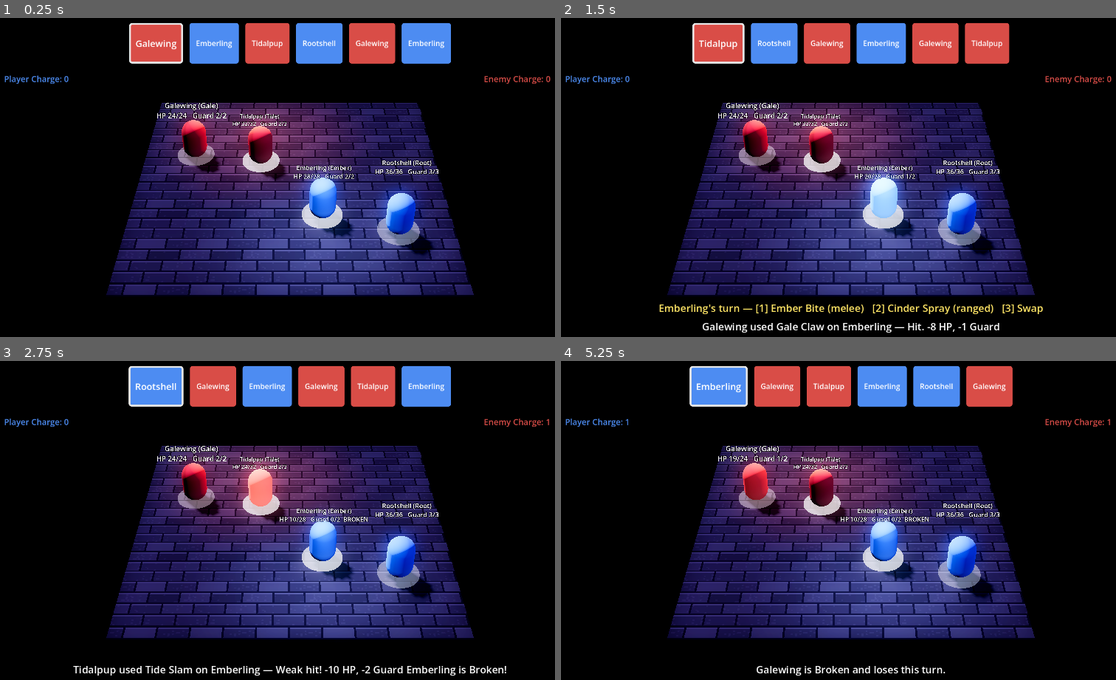
Above: before the commit, frames 1-4 (two rows, left to right).
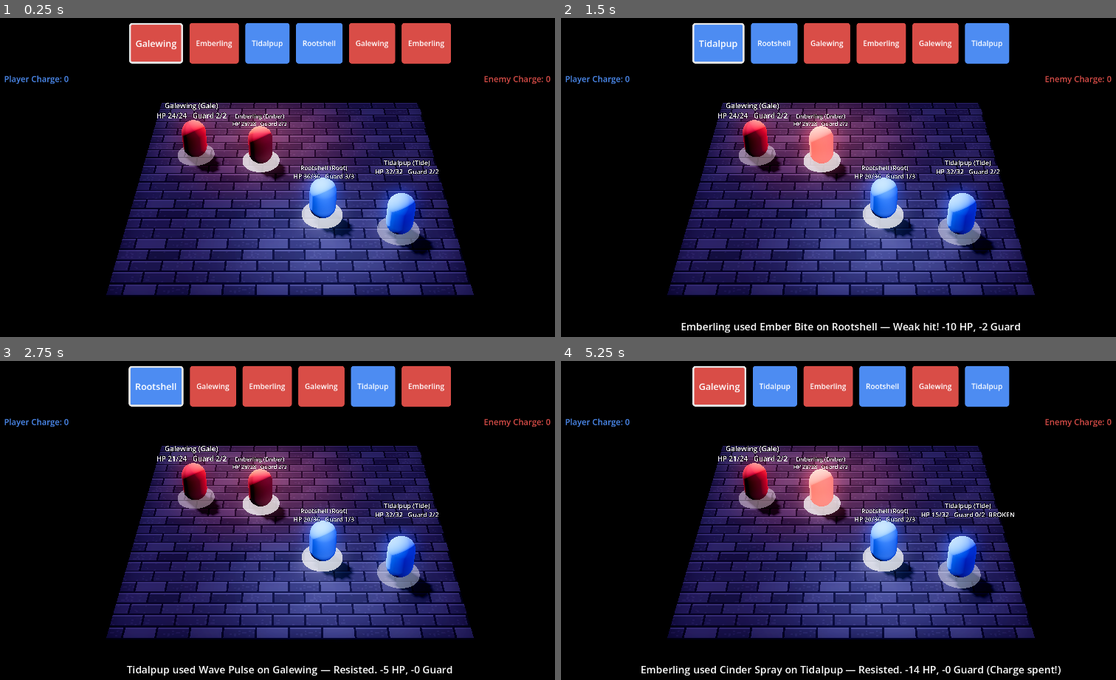
Above: after the commit, the same moments.

Repository: LeoGimre/hd2d-antfarm
Game: Godot game, scene res://tools/demos/battle_demo.tscn
Same seed, same stepped clock (60 frames per second), same inputs: the game is played once before the commit and once after it. This scene is started directly instead of the project's main scene.
Inputs:
- Up to frame 1 (0.25 s): no input
- Up to frame 2 (1.5 s): tap Enter at 0.5 s; hold D (move_right) 0.53-1.28 s; tap C (battle_charge) at 0.6 s; hold B (battle_target_back) from 1.28 s (still down); tap 1 (battle_move_1) at 1.35 s
- Up to frame 3 (2.75 s): release B (battle_target_back) at 2.03 s; hold D (move_right) from 2.03 s (still down); tap 2 (battle_move_2) at 2.1 s
- Up to frame 4 (5.25 s): release D (move_right) at 2.78 s; hold W (move_up) 2.78-3.53 s; tap one key every 0.75 s from 2.85 s: 3 (battle_swap) F (battle_target_front) C (battle_charge) 1 (battle_move_1); hold A (move_left) 3.53-5.03 s; hold B (battle_target_back) from 5.03 s (still down)

The runs differ from the first frame. In frame 1, 3.7% of the frame differs, in the area x 34-82%, y 1-51%; in frame 2, 6.5%; in frame 3, 5.6%; in frame 4, 7.7%, in the area x 11-100%, y 1-99%.

Commit message:
Land the re-pairing, and cut the fight from seven decisions to five
design/first_blood_balance.md searched this fight forty-six ticks ago and found
that ticks 8 and 9 were tuning the wrong variable: no stat and no resolver
constant needs changing, the four creatures are simply paired onto the wrong
sides. The type chart is a four-cycle and the roster was split along it, so the
player's only type edge pointed at the enemy it least needed to kill.

The whole change is the encounter id, which is what tick 55 was for. Player
Rootshell (Front) + Tidalpup (Back) against Emberling (Front) + Galewing
(Back). Every creature now has exactly one correct target and every correct
target is diagonal, so the fight cannot be played correctly without going
through the Front/Back reach rule.

battle_sim.gd re-searched it: naive still loses, nothing wins in four
decisions, and a five-decision line does — down from seven. The off-engine
solver predicted five and produced the same line move for move, which is the
third time the two have agreed exactly. battle_demo.gd now plays it; the header
comment that hard-coded "seven" is gone, replaced with a note to re-run the
search after changing the encounter rather than assume the old line transfers.

Captured it and looked at the frames, which is the first time anyone has looked
at this scene since tick 9. The fight reads and ends on "Player wins!" with the
HP the sim predicts. Three label defects are now visible and none is new to
this change: both Back-slot labels run off the viewport edge (Tidalpup's
"BROKEN" clips to "BRO", Galewing's "HP 24/24" clips to "0/24"), and the two
enemy labels overlap each other. The clip cannot be published from a cloud
container — farm/publish.py needs credentials that are not here — so the entry
is text-only and the findings are written down instead.

Co-Authored-By: Claude Opus 5 <noreply@anthropic.com>
Claude-Session: https://claude.ai/code/session_0122ad562SfLxpc1tSU43e8s

Diff:
--- a/game/scenes/battle.tscn
+++ b/game/scenes/battle.tscn
@@ -144,14 +144,14 @@
 dof_blur_near_transition = 6.0
 dof_blur_amount = 0.2
 
-[node name="Battle" type="Node3D" unique_id=674847429]
+[node name="Battle" type="Node3D" unique_id=1836886351]
 script = ExtResource("1_th188")
-encounter_id = "first_blood_unpaired"
-
-[node name="WorldEnvironment" type="WorldEnvironment" parent="." unique_id=678126808]
+encounter_id = "first_blood"
+
+[node name="WorldEnvironment" type="WorldEnvironment" parent="." unique_id=1072255907]
 environment = SubResource("Environment_6vh42")
 
-[node name="Key" type="DirectionalLight3D" parent="." unique_id=585879888]
+[node name="Key" type="DirectionalLight3D" parent="." unique_id=1706112611]
 transform = Transform3D(-0.76604444, 0.4924039, -0.41317594, 0, 0.64278764, 0.76604444, 0.64278764, 0.58682406, -0.4924039, 0, 0, 0)
 light_color = Color(0.86, 0.8, 1, 1)
 light_energy = 1.1
@@ -159,60 +159,92 @@
 shadow_normal_bias = 1.4
 shadow_blur = 2.6
 
-[node name="Fill" type="DirectionalLight3D" parent="." unique_id=724915034]
+[node name="Fill" type="DirectionalLight3D" parent="." unique_id=2014727358]
 transform = Transform3D(0.49999997, -0.3522443, 0.7911536, 0, 0.9135454, 0.40673664, -0.86602545, -0.2033683, 0.45677269, 0, 0, 0)
 light_color = Color(0.55, 0.62, 0.95, 1)
 light_energy = 0.25
 
-[node name="PlayerRim" type="OmniLight3D" parent="." unique_id=127809018]
+[node name="PlayerRim" type="OmniLight3D" parent="." unique_id=300947964]
 transform = Transform3D(1, 0, 0, 0, 1, 0, 0, 0, 1, 1.1, 2.6, 3.3)
 light_color = Color(0.55, 0.75, 1, 1)
 light_energy = 1.6
 omni_range = 5.5
 
-[node name="EnemyRim" type="OmniLight3D" parent="." unique_id=1261023178]
+[node name="EnemyRim" type="OmniLight3D" parent="." unique_id=1845904631]
 transform = Transform3D(1, 0, 0, 0, 1, 0, 0, 0, 1, -1.1, 2.6, -2.8)
 light_color = Color(1, 0.55, 0.45, 1)
 light_energy = 1.6
 omni_range = 5.5
 
-[node name="ArenaFloor" type="MeshInstance3D" parent="." unique_id=668019751]
+[node name="ArenaFloor" type="MeshInstance3D" parent="." unique_id=1309189620]
 material_override = SubResource("StandardMaterial3D_4k1nj")
 mesh = SubResource("PlaneMesh_f4pi3")
 
-[node name="SlotMarkers" type="Node3D" parent="." unique_id=551430481]
-
-[node name="PlayerFrontMarker" type="MeshInstance3D" parent="SlotMarkers" unique_id=306894913]
+[node name="SlotMarkers" type="Node3D" parent="." unique_id=1623931329]
+
+[node name="PlayerFrontMarker" type="MeshInstance3D" parent="SlotMarkers" unique_id=39074661]
 transform = Transform3D(1, 0, 0, 0, 1, 0, 0, 0, 1, 1.1, 0.025, 1.8)
 material_override = SubResource("StandardMaterial3D_yahae")
 mesh = SubResource("CylinderMesh_v7i3o")
 
-[node name="PlayerBackMarker" type="MeshInstance3D" parent="SlotMarkers" unique_id=748925074]
+[node name="PlayerBackMarker" type="MeshInstance3D" parent="SlotMarkers" unique_id=1126954153]
 transform = Transform3D(1, 0, 0, 0, 1, 0, 0, 0, 1, 3.6, 0.025, 2.6)
 material_override = SubResource("StandardMaterial3D_66ngm")
 mesh = SubResource("CylinderMesh_03edq")
 
-[node name="EnemyFrontMarker" type="MeshInstance3D" parent="SlotMarkers" unique_id=1837067253]
+[node name="EnemyFrontMarker" type="MeshInstance3D" parent="SlotMarkers" unique_id=637407440]
 transform = Transform3D(1, 0, 0, 0, 1, 0, 0, 0, 1, -1.1, 0.025, -1.3)
 material_override = SubResource("StandardMaterial3D_22uqi")
 mesh = SubResource("CylinderMesh_6ni85")
 
-[node name="EnemyBackMarker" type="MeshInstance3D" parent="SlotMarkers" unique_id=1596185264]
+[node name="EnemyBackMarker" type="MeshInstance3D" parent="SlotMarkers" unique_id=704038150]
 transform = Transform3D(1, 0, 0, 0, 1, 0, 0, 0, 1, -3.6, 0.025, -1.7)
 material_override = SubResource("StandardMaterial3D_vceff")
 mesh = SubResource("CylinderMesh_ekamt")
 
-[node name="Creatures" type="Node3D" parent="." unique_id=2066710420]
-
-[node name="PlayerFront" type="Node3D" parent="Creatures" unique_id=1862937773]
+[node name="Creatures" type="Node3D" parent="." unique_id=829874895]
+
+[node name="PlayerFront" type="Node3D" parent="Creatures" unique_id=385888581]
 transform = Transform3D(1, 0, 0, 0, 1, 0, 0, 0, 1, 1.1, 0, 1.8)
 
-[node name="Body" type="MeshInstance3D" parent="Creatures/PlayerFront" unique_id=1072363615]
+[node name="Body" type="MeshInstance3D" parent="Creatures/PlayerFront" unique_id=678740723]
 transform = Transform3D(1, 0, 0, 0, 1, 0, 0, 0, 1, 0, 0.75, 0)
 material_override = SubResource("StandardMaterial3D_djc8l")
 mesh = SubResource("CapsuleMesh_h4dll")
 
-[node name="InfoLabel" type="Label3D" parent="Creatures/PlayerFront" unique_id=1080400562]
+[node name="InfoLabel" type="Label3D" parent="Creatures/PlayerFront" unique_id=16918849]
+transform = Transform3D(1, 0, 0, 0, 1, 0, 0, 0, 1, 0, 1.85, 0)
+billboard = 1
+text = "Rootshell (Root)
+HP 36/36   Guard 3/3"
+font_size = 40
+outline_size = 9
+
+[node name="PlayerBack" type="Node3D" parent="Creatures" unique_id=304653315]
+transform = Transform3D(1, 0, 0, 0, 1, 0, 0, 0, 1, 3.6, 0, 2.6)
+
+[node name="Body" type="MeshInstance3D" parent="Creatures/PlayerBack" unique_id=116296491]
+transform = Transform3D(1, 0, 0, 0, 1, 0, 0, 0, 1, 0, 0.75, 0)
+material_override = SubResource("StandardMaterial3D_p0caf")
+mesh = SubResource("CapsuleMesh_61i1y")
+
+[node name="InfoLabel" type="Label3D" parent="Creatures/PlayerBack" unique_id=1001402953]
+transform = Transform3D(1, 0, 0, 0, 1, 0, 0, 0, 1, 0, 2.65, 0)
+billboard = 1
+text = "Tidalpup (Tide)
+HP 32/32   Guard 2/2"
+font_size = 40
+outline_size = 9
+
+[node name="EnemyFront" type="Node3D" parent="Creatures" unique_id=17118194]
+transform = Transform3D(1, 0, 0, 0, 1, 0, 0, 0, 1, -1.1, 0, -1.3)
+
+[node name="Body" type="MeshInstance3D" parent="Creatures/EnemyFront" unique_id=1831398182]
+transform = Transform3D(1, 0, 0, 0, 1, 0, 0, 0, 1, 0, 0.75, 0)
+material_override = SubResource("StandardMaterial3D_saiin")
+mesh = SubResource("CapsuleMesh_dd63g")
+
+[node name="InfoLabel" type="Label3D" parent="Creatures/EnemyFront" unique_id=858844232]
 transform = Transform3D(1, 0, 0, 0, 1, 0, 0, 0, 1, 0, 1.85, 0)
 billboard = 1
 text = "Emberling (Ember)
@@ -220,47 +252,15 @@
 font_size = 40
 outline_size = 9
 
-[node name="PlayerBack" type="Node3D" parent="Creatures" unique_id=565757611]
-transform = Transform3D(1, 0, 0, 0, 1, 0, 0, 0, 1, 3.6, 0, 2.6)
-
-[node name="Body" type="MeshInstance3D" parent="Creatures/PlayerBack" unique_id=1066664781]
-transform = Transform3D(1, 0, 0, 0, 1, 0, 0, 0, 1, 0, 0.75, 0)
-material_override = SubResource("StandardMaterial3D_p0caf")
-mesh = SubResource("CapsuleMesh_61i1y")
-
-[node name="InfoLabel" type="Label3D" parent="Creatures/PlayerBack" unique_id=803220744]
-transform = Transform3D(1, 0, 0, 0, 1, 0, 0, 0, 1, 0, 2.65, 0)
-billboard = 1
-text = "Rootshell (Root)
-HP 36/36   Guard 3/3"
-font_size = 40
-outline_size = 9
-
-[node name="EnemyFront" type="Node3D" parent="Creatures" unique_id=1115683149]
-transform = Transform3D(1, 0, 0, 0, 1, 0, 0, 0, 1, -1.1, 0, -1.3)
-
-[node name="Body" type="MeshInstance3D" parent="Creatures/EnemyFront" unique_id=50657963]
-transform = Transform3D(1, 0, 0, 0, 1, 0, 0, 0, 1, 0, 0.75, 0)
-material_override = SubResource("StandardMaterial3D_saiin")
-mesh = SubResource("CapsuleMesh_dd63g")
-
-[node name="InfoLabel" type="Label3D" parent="Creatures/EnemyFront" unique_id=28914188]
-transform = Transform3D(1, 0, 0, 0, 1, 0, 0, 0, 1, 0, 1.85, 0)
-billboard = 1
-text = "Tidalpup (Tide)
-HP 32/32   Guard 2/2"
-font_size = 40
-outline_size = 9
-
-[node name="EnemyBack" type="Node3D" parent="Creatures" unique_id=1596890387]
+[node name="EnemyBack" type="Node3D" parent="Creatures" unique_id=624322857]
 transform = Transform3D(1, 0, 0, 0, 1, 0, 0, 0, 1, -3.6, 0, -1.7)
 
-[node name="Body" type="MeshInstance3D" parent="Creatures/EnemyBack" unique_id=1597173187]
+[node name="Body" type="MeshInstance3D" parent="Creatures/EnemyBack" unique_id=302969782]
 transform = Transform3D(1, 0, 0, 0, 1, 0, 0, 0, 1, 0, 0.75, 0)
 material_override = SubResource("StandardMaterial3D_fpf3k")
 mesh = SubResource("CapsuleMesh_bi5l8")
 
-[node name="InfoLabel" type="Label3D" parent="Creatures/EnemyBack" unique_id=996189806]
+[node name="InfoLabel" type="Label3D" parent="Creatures/EnemyBack" unique_id=1440227762]
 transform = Transform3D(1, 0, 0, 0, 1, 0, 0, 0, 1, 0, 2, 0)
 billboard = 1
 text = "Galewing (Gale)
@@ -268,16 +268,16 @@
 font_size = 52
 outline_size = 11
 
-[node name="BattleCamera" type="Camera3D" parent="." unique_id=49009977]
+[node name="BattleCamera" type="Camera3D" parent="." unique_id=921986095]
 transform = Transform3D(1, 0, 0, 0, 0.7880108, 0.6156615, 0, -0.6156615, 0.7880108, 0, 15, 19)
 attributes = SubResource("CameraAttributesPractical_jt4d8")
 current = true
 fov = 28.0
 far = 100.0
 
-[node name="UI" type="CanvasLayer" parent="." unique_id=1251425095]
-
-[node name="TurnQueueStrip" type="HBoxContainer" parent="UI" unique_id=1476003207]
+[node name="UI" type="CanvasLayer" parent="." unique_id=1459462790]
+
+[node name="TurnQueueStrip" type="HBoxContainer" parent="UI" unique_id=2137811761]
 anchors_preset = 10
 anchor_right = 1.0
 offset_top = 22.0
@@ -285,7 +285,7 @@
 theme_override_constants/separation = 14
 alignment = 1
 
-[node name="CombatLog" type="Label" parent="UI" unique_id=2009590604]
+[node name="CombatLog" type="Label" parent="UI" unique_id=205339921]
 anchors_preset = 12
 anchor_top = 1.0
 anchor_right = 1.0
@@ -298,7 +298,7 @@
 theme_override_colors/font_color = Color(1, 1, 1, 1)
 horizontal_alignment = 1
 
-[node name="PlayerPrompt" type="Label" parent="UI" unique_id=1144278592]
+[node name="PlayerPrompt" type="Label" parent="UI" unique_id=128364420]
 anchors_preset = 12
 anchor_top = 1.0
 anchor_right = 1.0
@@ -311,14 +311,14 @@
 theme_override_colors/font_color = Color(1, 0.9, 0.4, 1)
 horizontal_alignment = 1
 
-[node name="PlayerCharge" type="Label" parent="UI" unique_id=1544699686]
+[node name="PlayerCharge" type="Label" parent="UI" unique_id=642186124]
 offset_left = 20.0
 offset_top = 130.0
 theme_override_font_sizes/font_size = 18
 theme_override_colors/font_color = Color(0.3, 0.55, 0.95, 1)
 text = "Player Charge: 0"
 
-[node name="EnemyCharge" type="Label" parent="UI" unique_id=2011912612]
+[node name="EnemyCharge" type="Label" parent="UI" unique_id=425565796]
 anchors_preset = 1
 anchor_left = 1.0
 anchor_right = 1.0
--- a/game/scripts/battle.gd
+++ b/game/scripts/battle.gd
@@ -50,7 +50,7 @@
 ## searched fight is still this fight.
 @export var encounter_id: String = ""
 
-const DEFAULT_ENCOUNTER := "first_blood_unpaired"
+const DEFAULT_ENCOUNTER := "first_blood"
 
 @onready var _strip: HBoxContainer = $UI/TurnQueueStrip
 @onready var _creatures: Node3D = $Creatures
--- a/game/tools/build_battle.gd
+++ b/game/tools/build_battle.gd
@@ -24,7 +24,7 @@
 ## The encounter the scene is built for when the command line does not name one.
 ## battle.gd carries the same value for the same reason; keeping both is
 ## deliberate, since either file can be run without the other.
-const DEFAULT_ENCOUNTER := "first_blood_unpaired"
+const DEFAULT_ENCOUNTER := "first_blood"
 
 var _encounter_id := DEFAULT_ENCOUNTER
 
--- a/game/tools/demos/battle_demo.gd
+++ b/game/tools/demos/battle_demo.gd
@@ -6,9 +6,14 @@
 ## produced was a loss. The box this milestone is actually on is "a battle that
 ## can be lost by playing badly and won by playing well," so the demo now plays
 ## the well half: the exact sequence tools/battle_sim.gd found by exhausting
-## every line the player could take. Nothing shorter than seven decisions wins
+## every line the player could take. Nothing shorter than five decisions wins
 ## this fight, and the naive line (every creature swinging melee at whatever is
 ## in Front) loses it — the sim prints both.
+##
+## Both numbers move when the encounter does, and they did: this scene fielded
+## first_blood_unpaired until tick 56, where the shortest win was seven. Re-run
+## `battle_sim.gd --search` after changing battle.gd's encounter and paste what
+## it finds, rather than assuming the old line still applies.
 ##
 ## Input is synthesized with Input.action_press()/action_release(), matching
 ## battle.gd's own note on why: that updates the polled Input state the same way
@@ -28,17 +33,19 @@
 ## game/data/creatures.json convention), `target` is the slot a ranged move
 ## aims at, and `charge` spends a banked Charge on that hit.
 ##
-## Read as tactics: Rootshell's one job is Galewing, the only enemy it has a
-## real type edge on, and its ranged move is what lets it do that job while
-## Galewing hides in Back. The break that opens the fight and the Charge that
-## closes it both come out of that single decision to shoot past the Front
-## slot instead of hitting what is standing in front of it.
+## Read as tactics: every creature on this board has exactly one correct target
+## and every one of them is diagonal — Tidalpup answers the enemy Front,
+## Rootshell answers the enemy Back — so the fight cannot be played correctly
+## without going through the Front/Back reach rule. Rootshell's ranged move is
+## the only thing that reaches Galewing while it hides in Back, and both Charges
+## are spent on hits that a Break paid for.
+##
+## Five decisions. The unpaired roster this scene used to field needed seven and
+## admitted no explainable plan at all; see design/first_blood_balance.md.
 const LINE := [
 	{"move": 1},
-	{"move": 2, "target": "back"},
 	{"move": 1},
-	{"move": 1},
-	{"move": 1},
+	{"move": 2, "target": "back", "charge": true},
 	{"move": 1},
 	{"move": 1, "charge": true},
 ]
